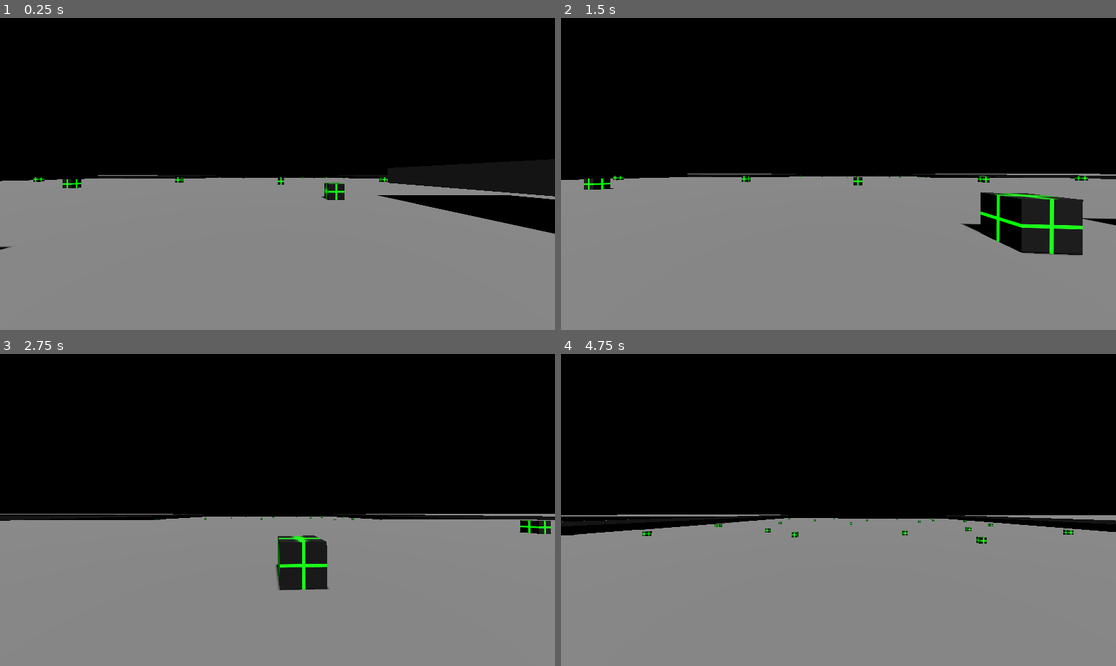
Above: before the commit, frames 1-4 (two rows, left to right).
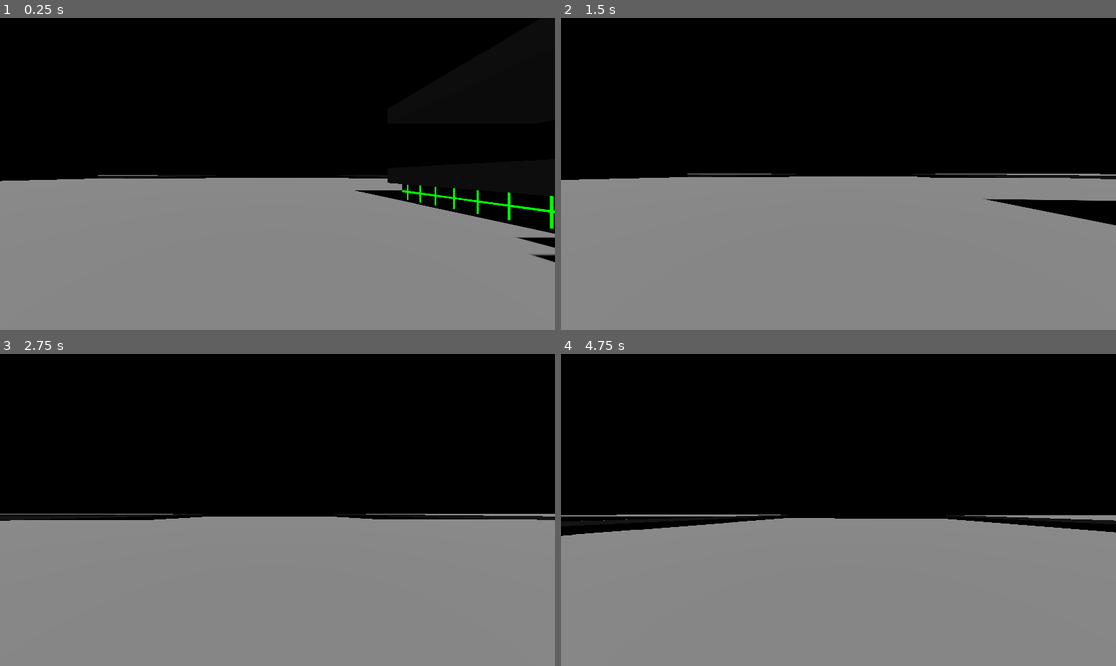
Above: after the commit, the same moments.

Repository: SamuTheFrog/StF-FirstPersonTemplate-GD4
Game: Godot game, scene res://scenes/maps/world_3D_00.tscn
Same seed, same stepped clock (60 frames per second), same inputs: the game is played once before the commit and once after it.
Inputs (mouse positions are in pixels of both pictures, inside the frame that each line leads up to):
- Up to frame 1 (0.25 s): no input
- Up to frame 2 (1.5 s): tap Enter at 0.5 s; move the mouse to (866, 174) at 0.52 s; hold C (move_crouch) 0.53-1.28 s; hold W (move_forward) from 0.53 s (still down); tap Space (move_jump) at 0.77 s; move the mouse to (810, 174) at 1.27 s; tap Ctrl (move_dodge) at 1.35 s
- Up to frame 3 (2.75 s): keep holding W (move_forward); tap Space (move_jump) at 1.52 s; move the mouse to (288, 503) at 2.02 s; hold Shift (move_sprint) from 2.03 s (still down)
- Up to frame 4 (4.75 s): keep holding W (move_forward); move the mouse to (832, 516) at 2.77 s; release Shift (move_sprint) at 2.78 s; tap C (move_crouch) at 2.85 s; tap Space (move_jump) at 3.02, 3.77, 4.52 s; move the mouse to (877, 513) at 3.52 s; tap Ctrl (move_dodge) at 3.6 s; move the mouse to (794, 506) at 4.27 s; tap Shift (move_sprint) at 4.35 s

The runs differ from the first frame. In frame 1, 1.6% of the frame differs, in the area x 0-100%, y 51-79%; in frame 2, 3.9%, in the area x 4-100%, y 50-77%; in frame 3, 1.8%; in frame 4, 0.3%.

Commit message:
Update : Small Patch-Fix
Some small bug fixes, and moved main dev level assets around for better mechanic testing.

Diff:
--- /dev/null
+++ b/materials/mat_gray.tres
@@ -0,0 +1,4 @@
+[gd_resource type="StandardMaterial3D" format=3 uid="uid://c2u3t7gsh1w5d"]
+
+[resource]
+albedo_color = Color(0.411765, 0.411765, 0.411765, 1)
--- a/scenes/maps/world_3D_00.tscn
+++ b/scenes/maps/world_3D_00.tscn
@@ -1,6 +1,7 @@
-[gd_scene load_steps=8 format=3 uid="uid://pf58o1ikl7ps"]
+[gd_scene load_steps=9 format=3 uid="uid://pf58o1ikl7ps"]
 
 [ext_resource type="PackedScene" uid="uid://h2kpsbihxdtv" path="res://scenes/player-3D.tscn" id="1_8p6x4"]
+[ext_resource type="Material" uid="uid://c2u3t7gsh1w5d" path="res://materials/mat_gray.tres" id="2_hggxm"]
 [ext_resource type="PackedScene" uid="uid://bhox2uwygrddf" path="res://scenes/box.tscn" id="2_sfow5"]
 
 [sub_resource type="ProceduralSkyMaterial" id="ProceduralSkyMaterial_yy70q"]
@@ -55,6 +56,13 @@
 
 [node name="Ground_009" type="CSGBox3D" parent="Static/Ground"]
 transform = Transform3D(1, 0, 0, 0, 1, 0, 0, 0, 1, 12.5, 1.5, -1.5)
+material_override = ExtResource("2_hggxm")
+use_collision = true
+size = Vector3(10, 1, 22)
+
+[node name="Ground_010" type="CSGBox3D" parent="Static/Ground"]
+transform = Transform3D(1, 0, 0, 0, 1, 0, 0, 0, 1, 12.5, 5.5, -1.5)
+material_override = ExtResource("2_hggxm")
 use_collision = true
 size = Vector3(10, 1, 22)
 
@@ -167,199 +175,184 @@
 [node name="RandomClutter" type="Node" parent="Dynamic"]
 
 [node name="box" parent="Dynamic/RandomClutter" instance=ExtResource("2_sfow5")]
-transform = Transform3D(1, 0, 0, 0, 1, 0, 0, 0, 1, 0.598425, -9.53674e-07, -28.426)
+transform = Transform3D(1, 0, 0, 0, 1, 0, 0, 0, 1, 8.59842, -9.53674e-07, -11.426)
 
 [node name="box2" parent="Dynamic/RandomClutter" instance=ExtResource("2_sfow5")]
-transform = Transform3D(1, 0, 0, 0, 1, 0, 0, 0, 1, 17.034, 1.90735e-06, -1.33077)
+transform = Transform3D(1, 0, 0, 0, 1, 0, 0, 0, 1, 8.59842, -9.53674e-07, -10.426)
 
 [node name="box3" parent="Dynamic/RandomClutter" instance=ExtResource("2_sfow5")]
-transform = Transform3D(1, 0, 0, 0, 1, 0, 0, 0, 1, -6.01754, 1.90735e-06, 24.2922)
+transform = Transform3D(1, 0, 0, 0, 1, 0, 0, 0, 1, 8.59842, -9.53674e-07, -9.426)
 
 [node name="box4" parent="Dynamic/RandomClutter" instance=ExtResource("2_sfow5")]
-transform = Transform3D(1, 0, 0, 0, 1, 0, 0, 0, 1, -23.3533, 1.90735e-06, -21.1089)
+transform = Transform3D(1, 0, 0, 0, 1, 0, 0, 0, 1, 8.59842, -9.53674e-07, -8.426)
 
 [node name="box5" parent="Dynamic/RandomClutter" instance=ExtResource("2_sfow5")]
-transform = Transform3D(1, 0, 0, 0, 1, 0, 0, 0, 1, -43.3177, 1.90735e-06, 14.5126)
+transform = Transform3D(1, 0, 0, 0, 1, 0, 0, 0, 1, 8.59842, -9.53674e-07, -7.426)
 
 [node name="box6" parent="Dynamic/RandomClutter" instance=ExtResource("2_sfow5")]
-transform = Transform3D(1, 0, 0, 0, 1, 0, 0, 0, 1, -30.5582, 1.90735e-06, 37.8991)
+transform = Transform3D(1, 0, 0, 0, 1, 0, 0, 0, 1, 8.59842, -9.53674e-07, -6.426)
 
 [node name="box7" parent="Dynamic/RandomClutter" instance=ExtResource("2_sfow5")]
-transform = Transform3D(1, 0, 0, 0, 1, 0, 0, 0, 1, 20.8229, 1.90735e-06, 41.6214)
+transform = Transform3D(1, 0, 0, 0, 1, 0, 0, 0, 1, 8.59842, -9.53674e-07, -5.426)
 
 [node name="box8" parent="Dynamic/RandomClutter" instance=ExtResource("2_sfow5")]
-transform = Transform3D(1, 0, 0, 0, 1, 0, 0, 0, 1, 34.7973, 1.90735e-06, 28.0824)
+transform = Transform3D(1, 0, 0, 0, 1, 0, 0, 0, 1, 8.59842, -9.53674e-07, -4.426)
 
 [node name="box9" parent="Dynamic/RandomClutter" instance=ExtResource("2_sfow5")]
-transform = Transform3D(1, 0, 0, 0, 1, 0, 0, 0, 1, 52.3552, 1.90735e-06, 41.5445)
+transform = Transform3D(1, 0, 0, 0, 1, 0, 0, 0, 1, 8.59842, -9.53674e-07, -3.426)
 
 [node name="box10" parent="Dynamic/RandomClutter" instance=ExtResource("2_sfow5")]
-transform = Transform3D(1, 0, 0, 0, 1, 0, 0, 0, 1, 44.3231, 1.90735e-06, -11.623)
+transform = Transform3D(1, 0, 0, 0, 1, 0, 0, 0, 1, 8.59842, -9.53674e-07, -1.426)
+
+[node name="box53" parent="Dynamic/RandomClutter" instance=ExtResource("2_sfow5")]
+transform = Transform3D(1, 0, 0, 0, 1, 0, 0, 0, 1, 5.59842, -9.53674e-07, -1.426)
+
+[node name="box54" parent="Dynamic/RandomClutter" instance=ExtResource("2_sfow5")]
+transform = Transform3D(1, 0, 0, 0, 1, 0, 0, 0, 1, 5.59842, -9.53674e-07, -0.426001)
+
+[node name="box55" parent="Dynamic/RandomClutter" instance=ExtResource("2_sfow5")]
+transform = Transform3D(1, 0, 0, 0, 1, 0, 0, 0, 1, 5.59842, -9.53674e-07, -2.426)
+
+[node name="box56" parent="Dynamic/RandomClutter" instance=ExtResource("2_sfow5")]
+transform = Transform3D(1, 0, 0, 0, 1, 0, 0, 0, 1, 6.59842, -9.53674e-07, -1.426)
+
+[node name="box57" parent="Dynamic/RandomClutter" instance=ExtResource("2_sfow5")]
+transform = Transform3D(1, 0, 0, 0, 1, 0, 0, 0, 1, 6.59842, -9.53674e-07, -0.426001)
+
+[node name="box58" parent="Dynamic/RandomClutter" instance=ExtResource("2_sfow5")]
+transform = Transform3D(1, 0, 0, 0, 1, 0, 0, 0, 1, 6.59842, -9.53674e-07, -2.426)
+
+[node name="box59" parent="Dynamic/RandomClutter" instance=ExtResource("2_sfow5")]
+transform = Transform3D(1, 0, 0, 0, 1, 0, 0, 0, 1, 6.59842, 0.999999, -1.426)
+
+[node name="box60" parent="Dynamic/RandomClutter" instance=ExtResource("2_sfow5")]
+transform = Transform3D(1, 0, 0, 0, 1, 0, 0, 0, 1, 6.59842, 0.999999, -0.426001)
+
+[node name="box61" parent="Dynamic/RandomClutter" instance=ExtResource("2_sfow5")]
+transform = Transform3D(1, 0, 0, 0, 1, 0, 0, 0, 1, 6.59842, 0.999999, -2.426)
 
 [node name="box11" parent="Dynamic/RandomClutter" instance=ExtResource("2_sfow5")]
-transform = Transform3D(1, 0, 0, 0, 1, 0, 0, 0, 1, 44.3231, 1.90735e-06, -44.4539)
+transform = Transform3D(1, 0, 0, 0, 1, 0, 0, 0, 1, 8.59842, -9.53674e-07, 0.573999)
 
 [node name="box12" parent="Dynamic/RandomClutter" instance=ExtResource("2_sfow5")]
-transform = Transform3D(1, 0, 0, 0, 1, 0, 0, 0, 1, 21.3239, 1.90735e-06, -37.2208)
+transform = Transform3D(1, 0, 0, 0, 1, 0, 0, 0, 1, 8.59842, -9.53674e-07, 1.574)
 
 [node name="box13" parent="Dynamic/RandomClutter" instance=ExtResource("2_sfow5")]
-transform = Transform3D(1, 0, 0, 0, 1, 0, 0, 0, 1, -18.4991, 1.90735e-06, -34.9972)
+transform = Transform3D(1, 0, 0, 0, 1, 0, 0, 0, 1, 8.59842, -9.53674e-07, 2.574)
 
 [node name="box14" parent="Dynamic/RandomClutter" instance=ExtResource("2_sfow5")]
-transform = Transform3D(1, 0, 0, 0, 1, 0, 0, 0, 1, -49.7589, 1.90735e-06, -38.6094)
+transform = Transform3D(1, 0, 0, 0, 1, 0, 0, 0, 1, 8.59842, -9.53674e-07, 3.574)
 
 [node name="box15" parent="Dynamic/RandomClutter" instance=ExtResource("2_sfow5")]
-transform = Transform3D(1, 0, 0, 0, 1, 0, 0, 0, 1, -61.5153, 1.90735e-06, -17.3349)
+transform = Transform3D(1, 0, 0, 0, 1, 0, 0, 0, 1, 8.59842, -9.53674e-07, 4.574)
 
 [node name="box16" parent="Dynamic/RandomClutter" instance=ExtResource("2_sfow5")]
-transform = Transform3D(1, 0, 0, 0, 1, 0, 0, 0, 1, -38.6427, 1.90735e-06, -0.204086)
+transform = Transform3D(1, 0, 0, 0, 1, 0, 0, 0, 1, 8.59842, -9.53674e-07, 5.574)
 
 [node name="box17" parent="Dynamic/RandomClutter" instance=ExtResource("2_sfow5")]
-transform = Transform3D(1, 0, 0, 0, 1, 0, 0, 0, 1, -51.8716, 1.90735e-06, 45.5158)
+transform = Transform3D(1, 0, 0, 0, 1, 0, 0, 0, 1, 8.59842, -9.53674e-07, 6.574)
 
 [node name="box18" parent="Dynamic/RandomClutter" instance=ExtResource("2_sfow5")]
-transform = Transform3D(1, 0, 0, 0, 1, 0, 0, 0, 1, -7.82312, 1.90735e-06, 50.2614)
-
-[node name="box64" parent="Dynamic/RandomClutter" instance=ExtResource("2_sfow5")]
-transform = Transform3D(1, 0, 0, 0, 1, 0, 0, 0, 1, -6.29538, 1.90735e-06, -0.233658)
-
-[node name="box65" parent="Dynamic/RandomClutter" instance=ExtResource("2_sfow5")]
-transform = Transform3D(1, 0, 0, 0, 1, 0, 0, 0, 1, -6.29538, 1.90735e-06, -2.23366)
-
-[node name="box67" parent="Dynamic/RandomClutter" instance=ExtResource("2_sfow5")]
-transform = Transform3D(1, 0, 0, 0, 1, 0, 0, 0, 1, -6.29538, 1, -1.75107)
-
-[node name="box68" parent="Dynamic/RandomClutter" instance=ExtResource("2_sfow5")]
-transform = Transform3D(1, 0, 0, 0, 1, 0, 0, 0, 1, -6.29538, 1, -0.751073)
+transform = Transform3D(1, 0, 0, 0, 1, 0, 0, 0, 1, 8.59842, -9.53674e-07, 7.574)
+
+[node name="box19" parent="Dynamic/RandomClutter" instance=ExtResource("2_sfow5")]
+transform = Transform3D(1, 0, 0, 0, 1, 0, 0, 0, 1, 16.5984, -9.53674e-07, -11.426)
 
 [node name="box20" parent="Dynamic/RandomClutter" instance=ExtResource("2_sfow5")]
-transform = Transform3D(1, 0, 0, 0, 1, 0, 0, 0, 1, 6.85052, 1.90735e-06, 9.18002)
+transform = Transform3D(1, 0, 0, 0, 1, 0, 0, 0, 1, 16.5984, -9.53674e-07, -10.426)
 
 [node name="box21" parent="Dynamic/RandomClutter" instance=ExtResource("2_sfow5")]
-transform = Transform3D(1, 0, 0, 0, 1, 0, 0, 0, 1, 3.7094, 1.90735e-06, -11.9508)
+transform = Transform3D(1, 0, 0, 0, 1, 0, 0, 0, 1, 16.5984, -9.53674e-07, -9.426)
 
 [node name="box22" parent="Dynamic/RandomClutter" instance=ExtResource("2_sfow5")]
-transform = Transform3D(1, 0, 0, 0, 1, 0, 0, 0, 1, -18.5593, -2.14823, 79.3604)
+transform = Transform3D(1, 0, 0, 0, 1, 0, 0, 0, 1, 16.5984, -9.53674e-07, -8.426)
 
 [node name="box23" parent="Dynamic/RandomClutter" instance=ExtResource("2_sfow5")]
-transform = Transform3D(1, 0, 0, 0, 1, 0, 0, 0, 1, 37.4407, -2.14823, 88.3604)
+transform = Transform3D(1, 0, 0, 0, 1, 0, 0, 0, 1, 16.5984, -9.53674e-07, -7.426)
 
 [node name="box24" parent="Dynamic/RandomClutter" instance=ExtResource("2_sfow5")]
-transform = Transform3D(1, 0, 0, 0, 1, 0, 0, 0, 1, -36.8439, -2.14823, 99.5436)
+transform = Transform3D(1, 0, 0, 0, 1, 0, 0, 0, 1, 16.5984, -9.53674e-07, -6.426)
 
 [node name="box25" parent="Dynamic/RandomClutter" instance=ExtResource("2_sfow5")]
-transform = Transform3D(1, 0, 0, 0, 1, 0, 0, 0, 1, -26.6857, -2.14823, 159.544)
+transform = Transform3D(1, 0, 0, 0, 1, 0, 0, 0, 1, 16.5984, -9.53674e-07, -5.426)
 
 [node name="box26" parent="Dynamic/RandomClutter" instance=ExtResource("2_sfow5")]
-transform = Transform3D(1, 0, 0, 0, 1, 0, 0, 0, 1, -46.6857, -2.14823, 118.059)
+transform = Transform3D(1, 0, 0, 0, 1, 0, 0, 0, 1, 16.5984, -9.53674e-07, -4.426)
 
 [node name="box27" parent="Dynamic/RandomClutter" instance=ExtResource("2_sfow5")]
-transform = Transform3D(1, 0, 0, 0, 1, 0, 0, 0, 1, -22.6857, -2.14823, 124.059)
+transform = Transform3D(1, 0, 0, 0, 1, 0, 0, 0, 1, 16.5984, -9.53674e-07, -3.426)
 
 [node name="box28" parent="Dynamic/RandomClutter" instance=ExtResource("2_sfow5")]
-transform = Transform3D(1, 0, 0, 0, 1, 0, 0, 0, 1, 6.31429, -2.14823, 130.059)
+transform = Transform3D(1, 0, 0, 0, 1, 0, 0, 0, 1, 16.5984, -9.53674e-07, -2.426)
 
 [node name="box29" parent="Dynamic/RandomClutter" instance=ExtResource("2_sfow5")]
-transform = Transform3D(1, 0, 0, 0, 1, 0, 0, 0, 1, 17.3143, -2.14823, 110.059)
+transform = Transform3D(1, 0, 0, 0, 1, 0, 0, 0, 1, 16.5984, -9.53674e-07, -1.426)
 
 [node name="box30" parent="Dynamic/RandomClutter" instance=ExtResource("2_sfow5")]
-transform = Transform3D(1, 0, 0, 0, 1, 0, 0, 0, 1, 5.31429, -2.14823, 89.0592)
+transform = Transform3D(1, 0, 0, 0, 1, 0, 0, 0, 1, 16.5984, -9.53674e-07, 1.574)
+
+[node name="box37" parent="Dynamic/RandomClutter" instance=ExtResource("2_sfow5")]
+transform = Transform3D(1, 0, 0, 0, 1, 0, 0, 0, 1, 16.5984, -9.53674e-07, 0.573999)
+
+[node name="box38" parent="Dynamic/RandomClutter" instance=ExtResource("2_sfow5")]
+transform = Transform3D(1, 0, 0, 0, 1, 0, 0, 0, 1, 16.5984, -9.53674e-07, -0.426001)
 
 [node name="box31" parent="Dynamic/RandomClutter" instance=ExtResource("2_sfow5")]
-transform = Transform3D(1, 0, 0, 0, 1, 0, 0, 0, 1, -12.6857, -2.14823, 169.059)
+transform = Transform3D(1, 0, 0, 0, 1, 0, 0, 0, 1, 16.5984, -9.53674e-07, 2.574)
 
 [node name="box32" parent="Dynamic/RandomClutter" instance=ExtResource("2_sfow5")]
-transform = Transform3D(1, 0, 0, 0, 1, 0, 0, 0, 1, -46.6857, -2.14823, 172.059)
+transform = Transform3D(1, 0, 0, 0, 1, 0, 0, 0, 1, 16.5984, -9.53674e-07, 3.574)
 
 [node name="box33" parent="Dynamic/RandomClutter" instance=ExtResource("2_sfow5")]
-transform = Transform3D(1, 0, 0, 0, 1, 0, 0, 0, 1, -36.6857, -2.14823, 141.059)
+transform = Transform3D(1, 0, 0, 0, 1, 0, 0, 0, 1, 16.5984, -9.53674e-07, 4.574)
 
 [node name="box34" parent="Dynamic/RandomClutter" instance=ExtResource("2_sfow5")]
-transform = Transform3D(1, 0, 0, 0, 1, 0, 0, 0, 1, 22.3143, -2.14823, 145.059)
+transform = Transform3D(1, 0, 0, 0, 1, 0, 0, 0, 1, 16.5984, -9.53674e-07, 5.574)
 
 [node name="box35" parent="Dynamic/RandomClutter" instance=ExtResource("2_sfow5")]
-transform = Transform3D(1, 0, 0, 0, 1, 0, 0, 0, 1, 30.3143, -2.14823, 164.059)
+transform = Transform3D(1, 0, 0, 0, 1, 0, 0, 0, 1, 16.5984, -9.53674e-07, 6.574)
 
 [node name="box36" parent="Dynamic/RandomClutter" instance=ExtResource("2_sfow5")]
-transform = Transform3D(1, 0, 0, 0, 1, 0, 0, 0, 1, 12.3143, -2.14823, 170.059)
-
-[node name="box37" parent="Dynamic/RandomClutter" instance=ExtResource("2_sfow5")]
-transform = Transform3D(1, 0, 0, 0, 1, 0, 0, 0, 1, 38.5851, -2.14823, 178.088)
-
-[node name="box38" parent="Dynamic/RandomClutter" instance=ExtResource("2_sfow5")]
-transform = Transform3D(1, 0, 0, 0, 1, 0, 0, 0, 1, 47.5851, -2.14823, 146.088)
+transform = Transform3D(1, 0, 0, 0, 1, 0, 0, 0, 1, 16.5984, -9.53674e-07, 7.574)
 
 [node name="box39" parent="Dynamic/RandomClutter" instance=ExtResource("2_sfow5")]
-transform = Transform3D(1, 0, 0, 0, 1, 0, 0, 0, 1, 37.5851, -2.14823, 113.088)
+transform = Transform3D(1, 0, 0, 0, 1, 0, 0, 0, 1, 15.5984, -9.53674e-07, 7.574)
 
 [node name="box40" parent="Dynamic/RandomClutter" instance=ExtResource("2_sfow5")]
-transform = Transform3D(1, 0, 0, 0, 1, 0, 0, 0, 1, 46.5851, -2.14823, 95.0878)
+transform = Transform3D(1, 0, 0, 0, 1, 0, 0, 0, 1, 14.5984, -9.53674e-07, 7.574)
 
 [node name="box41" parent="Dynamic/RandomClutter" instance=ExtResource("2_sfow5")]
-transform = Transform3D(1, 0, 0, 0, 1, 0, 0, 0, 1, -54.4149, -2.14823, 84.0878)
+transform = Transform3D(1, 0, 0, 0, 1, 0, 0, 0, 1, 13.5984, -9.53674e-07, 7.574)
 
 [node name="box42" parent="Dynamic/RandomClutter" instance=ExtResource("2_sfow5")]
-transform = Transform3D(1, 0, 0, 0, 1, 0, 0, 0, 1, -45.4149, -2.14823, -78.9122)
+transform = Transform3D(1, 0, 0, 0, 1, 0, 0, 0, 1, 12.5984, -9.53674e-07, 7.574)
 
 [node name="box43" parent="Dynamic/RandomClutter" instance=ExtResource("2_sfow5")]
-transform = Transform3D(1, 0, 0, 0, 1, 0, 0, 0, 1, -52.4149, -2.14823, -167.912)
+transform = Transform3D(1, 0, 0, 0, 1, 0, 0, 0, 1, 11.5984, -9.53674e-07, 7.574)
 
 [node name="box44" parent="Dynamic/RandomClutter" instance=ExtResource("2_sfow5")]
-transform = Transform3D(1, 0, 0, 0, 1, 0, 0, 0, 1, -34.4149, -2.14823, -117.912)
+transform = Transform3D(1, 0, 0, 0, 1, 0, 0, 0, 1, 10.5984, -9.53674e-07, 7.574)
 
 [node name="box45" parent="Dynamic/RandomClutter" instance=ExtResource("2_sfow5")]
-transform = Transform3D(1, 0, 0, 0, 1, 0, 0, 0, 1, -26.4149, -2.14823, -143.912)
+transform = Transform3D(1, 0, 0, 0, 1, 0, 0, 0, 1, 9.59842, -9.53674e-07, 7.574)
 
 [node name="box46" parent="Dynamic/RandomClutter" instance=ExtResource("2_sfow5")]
-transform = Transform3D(1, 0, 0, 0, 1, 0, 0, 0, 1, 9.5851, -2.14823, -87.9122)
+transform = Transform3D(1, 0, 0, 0, 1, 0, 0, 0, 1, 15.5984, -9.53674e-07, -11.426)
 
 [node name="box47" parent="Dynamic/RandomClutter" instance=ExtResource("2_sfow5")]
-transform = Transform3D(1, 0, 0, 0, 1, 0, 0, 0, 1, 22.5851, -2.14823, -165.912)
+transform = Transform3D(1, 0, 0, 0, 1, 0, 0, 0, 1, 14.5984, -9.53674e-07, -11.426)
 
 [node name="box48" parent="Dynamic/RandomClutter" instance=ExtResource("2_sfow5")]
-transform = Transform3D(1, 0, 0, 0, 1, 0, 0, 0, 1, 28.5851, -2.14823, -98.9122)
+transform = Transform3D(1, 0, 0, 0, 1, 0, 0, 0, 1, 13.5984, -9.53674e-07, -11.426)
 
 [node name="box49" parent="Dynamic/RandomClutter" instance=ExtResource("2_sfow5")]
-transform = Transform3D(1, 0, 0, 0, 1, 0, 0, 0, 1, 45.5851, -2.14823, -73.9122)
+transform = Transform3D(1, 0, 0, 0, 1, 0, 0, 0, 1, 12.5984, -9.53674e-07, -11.426)
 
 [node name="box50" parent="Dynamic/RandomClutter" instance=ExtResource("2_sfow5")]
-transform = Transform3D(1, 0, 0, 0, 1, 0, 0, 0, 1, 45.5851, -2.14823, -116.912)
+transform = Transform3D(1, 0, 0, 0, 1, 0, 0, 0, 1, 11.5984, -9.53674e-07, -11.426)
 
 [node name="box51" parent="Dynamic/RandomClutter" instance=ExtResource("2_sfow5")]
-transform = Transform3D(1, 0, 0, 0, 1, 0, 0, 0, 1, 52.5851, -2.14823, -145.912)
+transform = Transform3D(1, 0, 0, 0, 1, 0, 0, 0, 1, 10.5984, -9.53674e-07, -11.426)
 
 [node name="box52" parent="Dynamic/RandomClutter" instance=ExtResource("2_sfow5")]
-transform = Transform3D(1, 0, 0, 0, 1, 0, 0, 0, 1, 26.5851, -2.14823, -133.912)
-
-[node name="box53" parent="Dynamic/RandomClutter" instance=ExtResource("2_sfow5")]
-transform = Transform3D(1, 0, 0, 0, 1, 0, 0, 0, 1, 2.5851, -2.14823, -146.912)
-
-[node name="box54" parent="Dynamic/RandomClutter" instance=ExtResource("2_sfow5")]
-transform = Transform3D(1, 0, 0, 0, 1, 0, 0, 0, 1, -19.4149, -2.14823, -166.912)
-
-[node name="box55" parent="Dynamic/RandomClutter" instance=ExtResource("2_sfow5")]
-transform = Transform3D(1, 0, 0, 0, 1, 0, 0, 0, 1, -23.4149, -2.14823, -88.9122)
-
-[node name="box56" parent="Dynamic/RandomClutter" instance=ExtResource("2_sfow5")]
-transform = Transform3D(1, 0, 0, 0, 1, 0, 0, 0, 1, -4.4149, -2.14823, -118.912)
-
-[node name="box57" parent="Dynamic/RandomClutter" instance=ExtResource("2_sfow5")]
-transform = Transform3D(1, 0, 0, 0, 1, 0, 0, 0, 1, 38.5851, -2.14823, -149.912)
-
-[node name="box58" parent="Dynamic/RandomClutter" instance=ExtResource("2_sfow5")]
-transform = Transform3D(1, 0, 0, 0, 1, 0, 0, 0, 1, 46.5851, -2.14823, -174.912)
-
-[node name="box59" parent="Dynamic/RandomClutter" instance=ExtResource("2_sfow5")]
-transform = Transform3D(1, 0, 0, 0, 1, 0, 0, 0, 1, 46.5851, -2.14823, -93.9122)
-
-[node name="box60" parent="Dynamic/RandomClutter" instance=ExtResource("2_sfow5")]
-transform = Transform3D(1, 0, 0, 0, 1, 0, 0, 0, 1, 19.5851, -2.14823, -78.9122)
-
-[node name="box61" parent="Dynamic/RandomClutter" instance=ExtResource("2_sfow5")]
-transform = Transform3D(1, 0, 0, 0, 1, 0, 0, 0, 1, -13.4149, -2.14823, -81.9122)
-
-[node name="box62" parent="Dynamic/RandomClutter" instance=ExtResource("2_sfow5")]
-transform = Transform3D(1, 0, 0, 0, 1, 0, 0, 0, 1, -48.4149, -2.14823, -100.912)
-
-[node name="box63" parent="Dynamic/RandomClutter" instance=ExtResource("2_sfow5")]
-transform = Transform3D(1, 0, 0, 0, 1, 0, 0, 0, 1, -48.4149, -2.14823, -100.912)
+transform = Transform3D(1, 0, 0, 0, 1, 0, 0, 0, 1, 9.59842, -9.53674e-07, -11.426)
